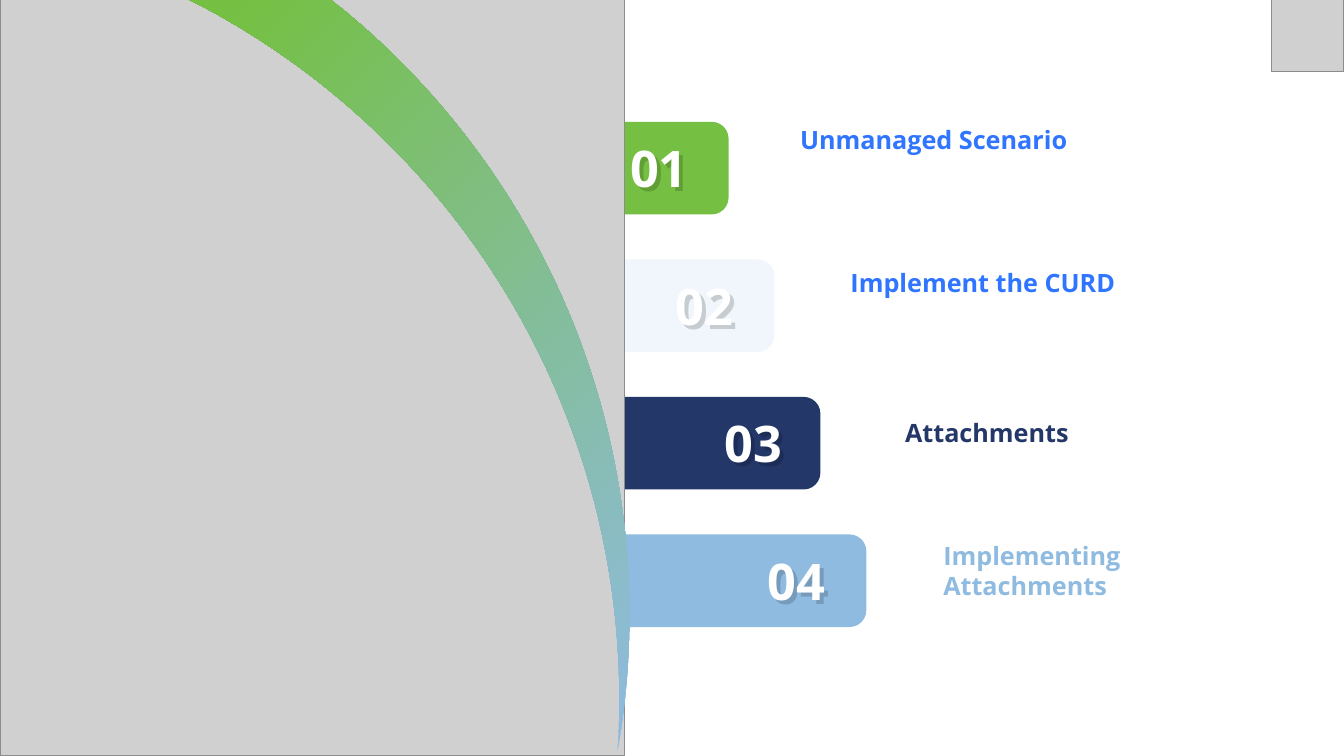
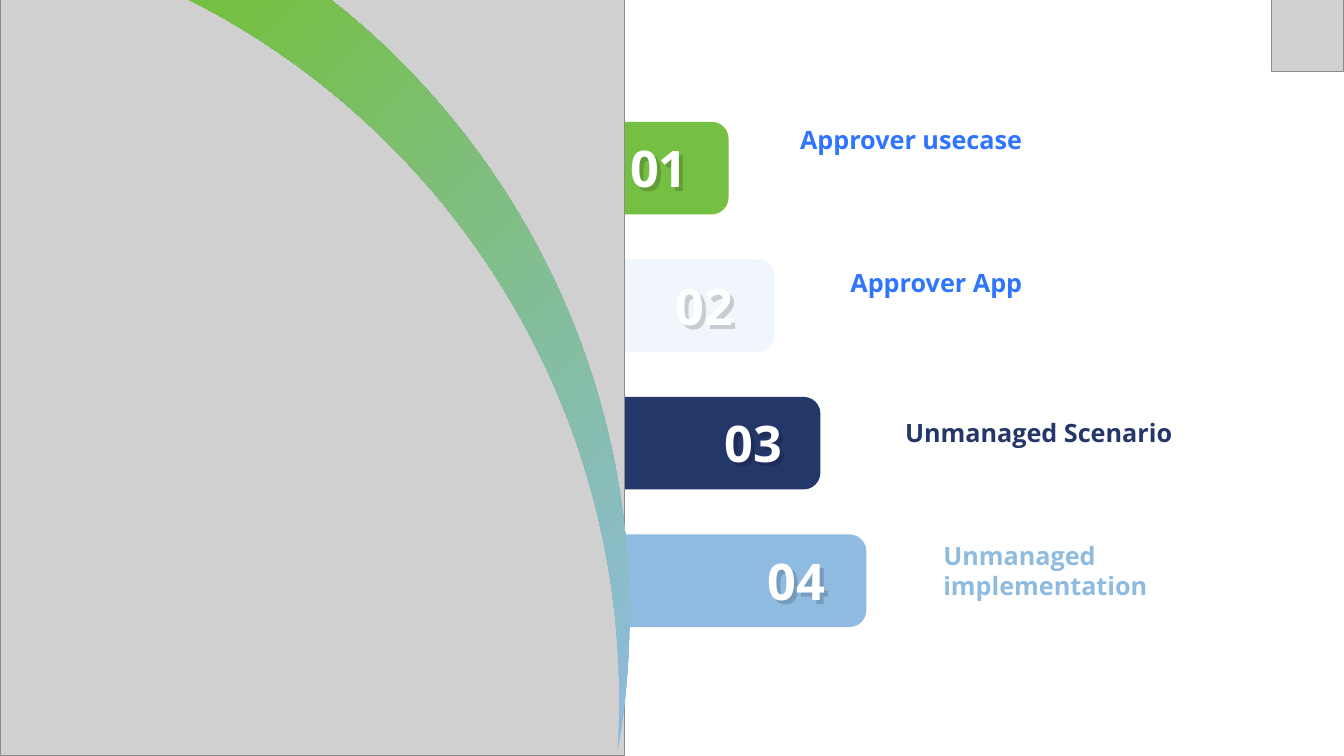
Before and after one commit to soyuztechnologies/CDS_AMDP_RAP_Training_60H, a slide deck: slide 3 of Day 17/DAY-17.pptx. Drawn at 1344x756 pixels with LibreOffice and Linux fonts; fonts in the diff are those of the drawing; grey boxes stand for pictures. Boxes give left, top, right and bottom in pixels: in the first picture for what was removed or moved away, otherwise in the second. Text is boxed around its words. In the diff, an @@ line names an element or a change of style, - is before the commit and + after.

```diff
--- a/Day 17/DAY-17.pptx
+++ b/Day 17/DAY-17.pptx
@@ text at box(800, 131, 1022, 155): text changed @@
-Unmanaged Scenario
+Approver usecase
@@ text at box(850, 274, 1022, 298): text changed @@
-Implement the CURD
+Approver App
@@ text at box(905, 423, 1172, 448): text changed @@
-Attachments
+Unmanaged Scenario
@@ text at box(943, 546, 1147, 601): text changed @@
-Implementing Attachments
+Unmanaged implementation
```
Also in this commit, not shown: 22 slides removed, 5 other files.
